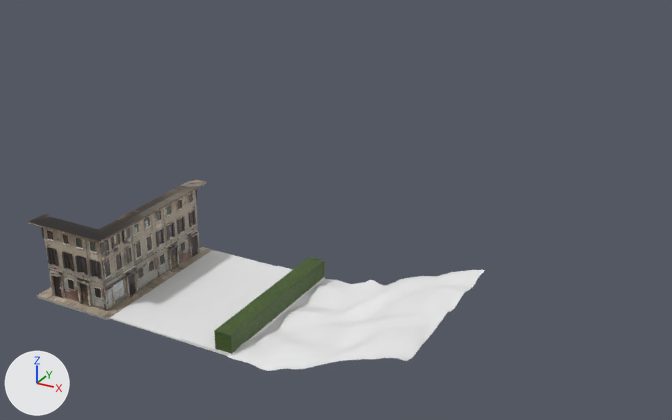
What one commit did to the glTF model common/models/scenaImport/pls.gltf.
Both versions are drawn from a 50 mm lens placed at (55.7, -70.8, 48.7), pointed at (0.4, 29.7, -1.6). Arrows for +X, +Y and +Z are at lower left; the lights stay in place. Where no turn or scale is listed for an object, it has been applied to the vertices. Vertices at the same position are counted once.

Objects in the first picture: 'Landscape.001', 'Old Urban building', 'Plane'.
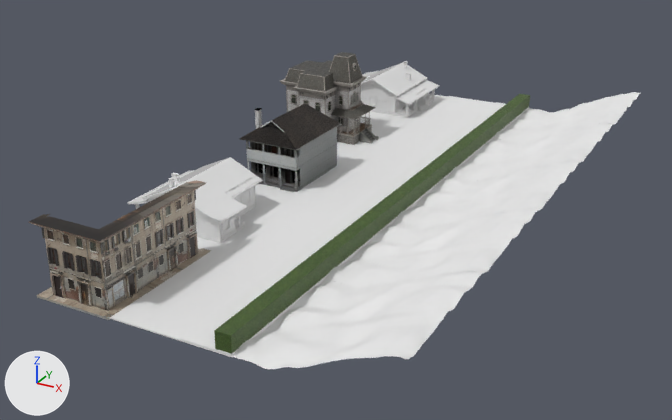
What changed in the scene script:
```text
Add mat_material__188:
    mat_material__188 = bpy.data.materials.new('Material__188')
    # uses the picture img_material__188_basecolor
    # uses the picture img_material__188_metallicroughness
    # uses the picture img_material__188_normal
Add mat_classichouse___2k:
    mat_classichouse___2k = bpy.data.materials.new('ClassicHouse - 2k')
    # uses the picture img_classictwostoryhouse___color___2k
    # uses the picture img_classictwostoryhouse___rough_bump___2k
    # uses the picture img_classictwostoryhouse___rough_bump___2k_001
Change me_landscape_001:
    remove me_landscape_001.from_pydata(...)  # 1279 vertices, 2363 faces; spans x -9.3..9.3, y -9.3..9.3, z -0.6..5.5
    add me_landscape_001.from_pydata(...)  # 1280 vertices, 2364 faces; spans x -9.3..9.3, y -9.0..9.2, z -0.6..5.5
    me_landscape_001 part 1: 44 vertices moved within x -9.3..9.3, y -8.9..5.3, z -0.2..5.5; 1056 vertices removed from x -9.3..9.3, y -9.3..9.3, z -0.6..5.4; 1057 vertices added at x -9.3..9.3, y -9.0..9.2, z -0.6..5.4
Add ob_landscape_005:
    ob_landscape_005 = bpy.data.objects.new('Landscape.005', me_landscape_010)  # 1280 vertices, 2364 faces; spans x -9.3..9.3, y -9.0..9.2, z -0.6..5.5; in mat_zemlja (its picture is missing)
    ob_landscape_005.location = (19.3, 71.7, 0.3)
Add ob_landscape_004:
    ob_landscape_004 = bpy.data.objects.new('Landscape.004', me_landscape_010.copy())
    ob_landscape_004.location = (19.3, 53.8, 0.3)
Add ob_landscape_003:
    ob_landscape_003 = bpy.data.objects.new('Landscape.003', me_landscape_010.copy())
    ob_landscape_003.location = (19.3, 35.9, 0.3)
Add ob_landscape_002:
    ob_landscape_002 = bpy.data.objects.new('Landscape.002', me_landscape_010.copy())
    ob_landscape_002.location = (19.3, 17.9, 0.3)
Add ob_plane_004:
    ob_plane_004 = bpy.data.objects.new('Plane.004', me_plane_004)  # 34 vertices, 46 faces; spans x -15.0..10.4, y -9.0..8.9, z 0.9..3.4; in mat_scene___root (its picture is missing), mat_moj_material (its picture is missing)
    ob_plane_004.location = (0.0, 71.8, -0.9)
Add ob_plane_003:
    ob_plane_003 = bpy.data.objects.new('Plane.003', me_plane_004.copy())
    ob_plane_003.location = (0.0, 53.8, -0.9)
Add ob_plane_002:
    ob_plane_002 = bpy.data.objects.new('Plane.002', me_plane_004.copy())
    ob_plane_002.location = (0.0, 35.9, -0.9)
Add ob_plane_001:
    ob_plane_001 = bpy.data.objects.new('Plane.001', me_plane_004.copy())
    ob_plane_001.location = (0.0, 17.9, -0.9)
Add ob_defaultmaterial:
    ob_defaultmaterial = bpy.data.objects.new('defaultMaterial', me_defaultmaterial)  # 26698 vertices, 45395 faces; spans x -12.8..2.2, y -2.9..8.9, z 0.0..13.1
    ob_defaultmaterial.location = (-7.5, 49.8, 0.0)
Add ob_bg_buildings___classic_two_story_house:
    ob_bg_buildings___classic_two_story_house = bpy.data.objects.new('BG Buildings - Classic Two Story House', me_cube)  # 5933 vertices, 11559 faces; spans x -4.64..4.46, y -0.74..11.71, z 0.0..9.5
    ob_bg_buildings___classic_two_story_house.location = (-9.4, 29.3, 0.0)
Add ob_cottage_free_001:
    ob_cottage_free_001 = bpy.data.objects.new('Cottage_Free.001', me_cottage_free_001)  # 3351 vertices, 4281 faces; spans x -7.62..7.03, y -6.4..6.03, z -0.02..6.74; in mat_cottage_free (its picture is missing)
    ob_cottage_free_001.location = (-11.9, 71.8, 0.0)
Add ob_cottage_free:
    ob_cottage_free = bpy.data.objects.new('Cottage_Free', me_cottage_free)  # 3351 vertices, 4281 faces; spans x -7.03..7.62, y -6.03..6.4, z -0.02..6.74; in mat_cottage_free (its picture is missing)
    ob_cottage_free.location = (-11.9, 16.5, 0.0)
```

What differs and where, as boxes [x1, y1, x2, y2] in the pictures (672 x 420 px):
'Landscape.001', reshaped: before [227, 270, 484, 371]; after [232, 271, 484, 369]
'Landscape.002', added: after [325, 209, 539, 289]
'Plane.001', added: after [197, 191, 395, 278]
'BG Buildings - Classic Two Story House', added: after [239, 103, 341, 192]
'Landscape.003', added: after [395, 161, 580, 228]
'Plane.002', added: after [255, 155, 450, 221]
'defaultMaterial', added: after [280, 52, 379, 145]
'Cottage_Free', added: after [128, 157, 263, 243]
'Plane.003', added: after [337, 117, 494, 174]
'Landscape.004', added: after [449, 123, 613, 181]
'Plane.004', added: after [361, 94, 530, 137]
'Landscape.005', added: after [493, 92, 641, 143]
'Cottage_Free.001', added: after [361, 61, 440, 118]
